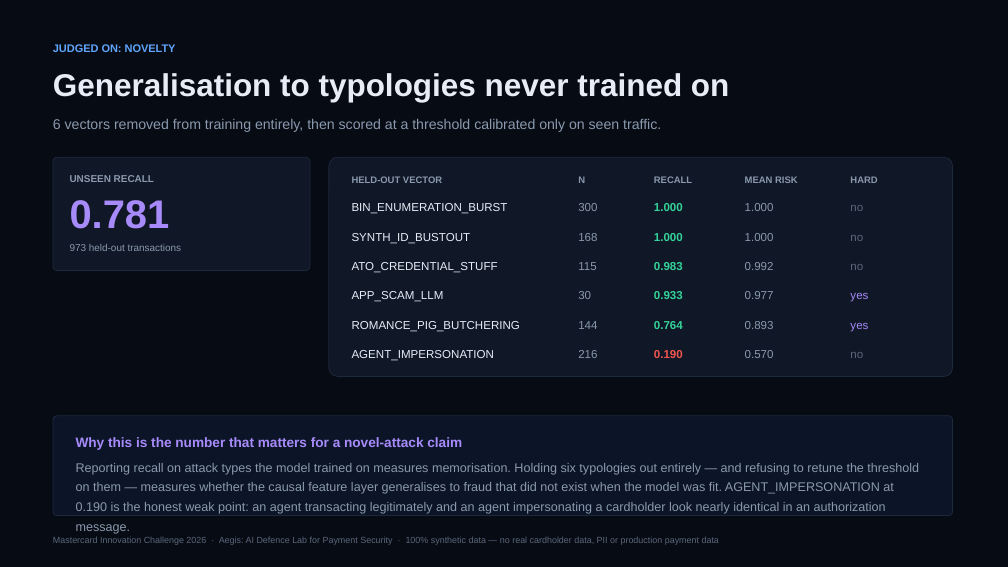
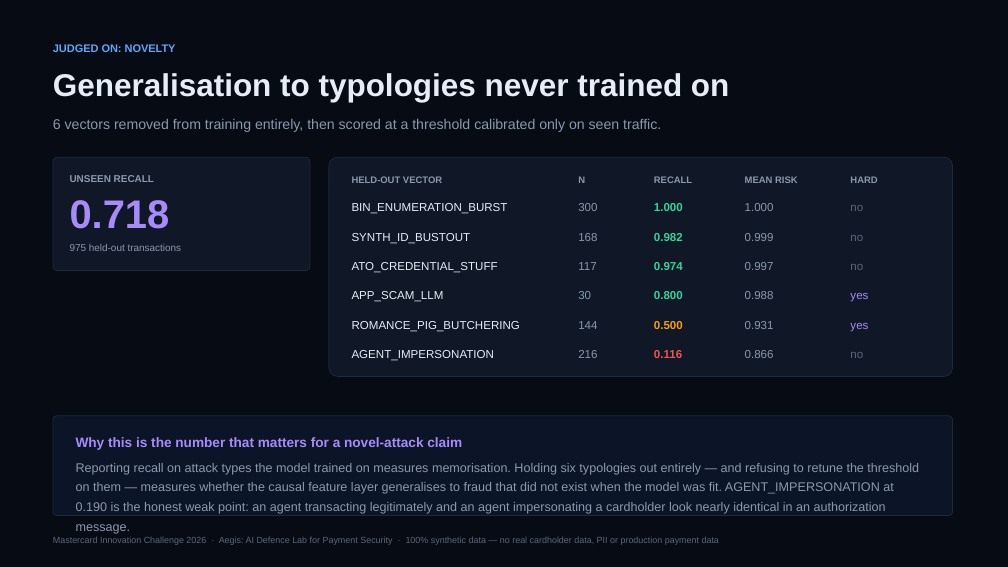
Before and after one commit to Deven-Kulthia/ThreatForge, a slide deck: slide 9 of artifacts/aegis-walkthrough.pptx (slide 8 before the commit). Drawn at 1008x567 pixels with LibreOffice and Linux fonts; fonts in the diff are those of the drawing. Boxes give left, top, right and bottom in pixels: in the first picture for what was removed or moved away, otherwise in the second. Text is boxed around its words. In the diff, an @@ line names an element or a change of style, - is before the commit and + after.

```diff
--- a/artifacts/aegis-walkthrough.pptx
+++ b/artifacts/aegis-walkthrough.pptx
@@ text at bbox=[70, 200, 170, 229]: text changed @@
-0.781
+0.718
@@ text at bbox=[654, 233, 683, 241]: text changed @@
-1.000
+0.982
@@ text at bbox=[745, 233, 774, 241]: text changed @@
-1.000
+0.999
@@ text at bbox=[578, 262, 596, 270]: text changed @@
-115
+117
@@ text at bbox=[654, 262, 683, 270]: text changed @@
-0.983
+0.974
@@ text at bbox=[654, 291, 683, 299]: text changed @@
-0.933
+0.800
@@ text at bbox=[745, 291, 774, 299]: text changed @@
-0.977
+0.988
@@ text at bbox=[654, 321, 683, 329]: text changed; text colour #34D399 to #F59E0B @@
-0.764
+0.500
@@ text at bbox=[745, 321, 774, 329]: text changed @@
-0.893
+0.931
@@ text at bbox=[654, 350, 682, 358]: text changed @@
-0.190
+0.116
@@ text at bbox=[745, 350, 774, 358]: text changed @@
-0.570
+0.866
```
Also in this commit, not shown: 7 other slides changed, 1 slide added, 23 other files.
